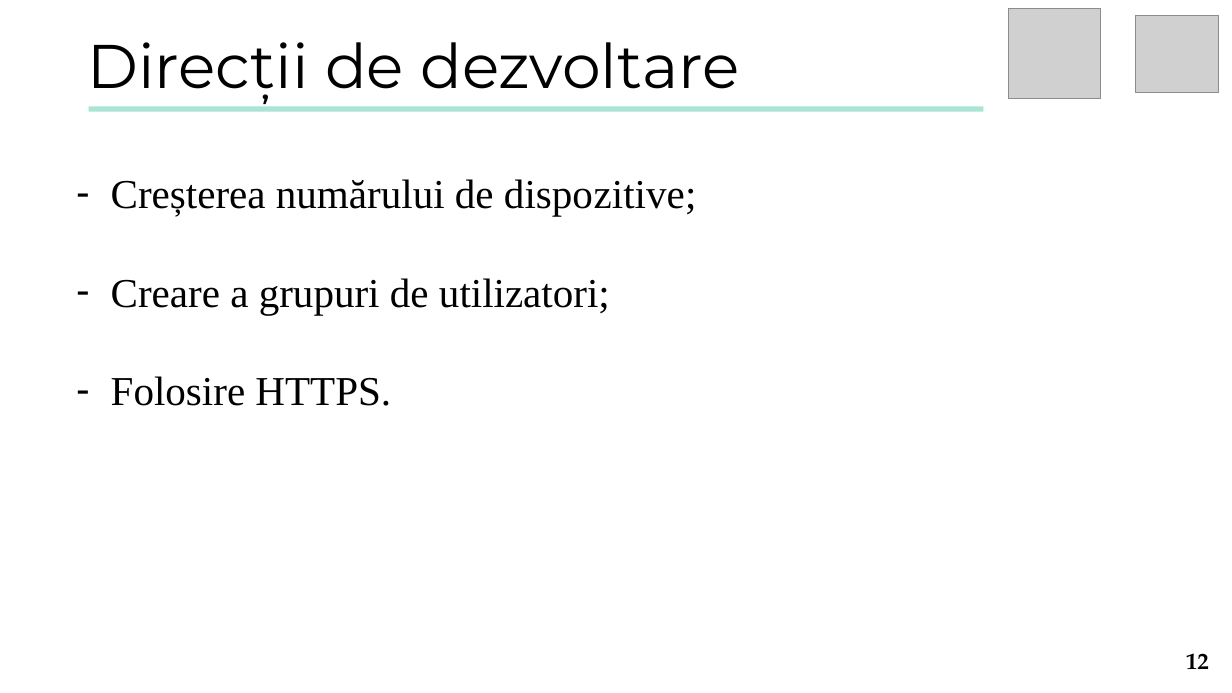
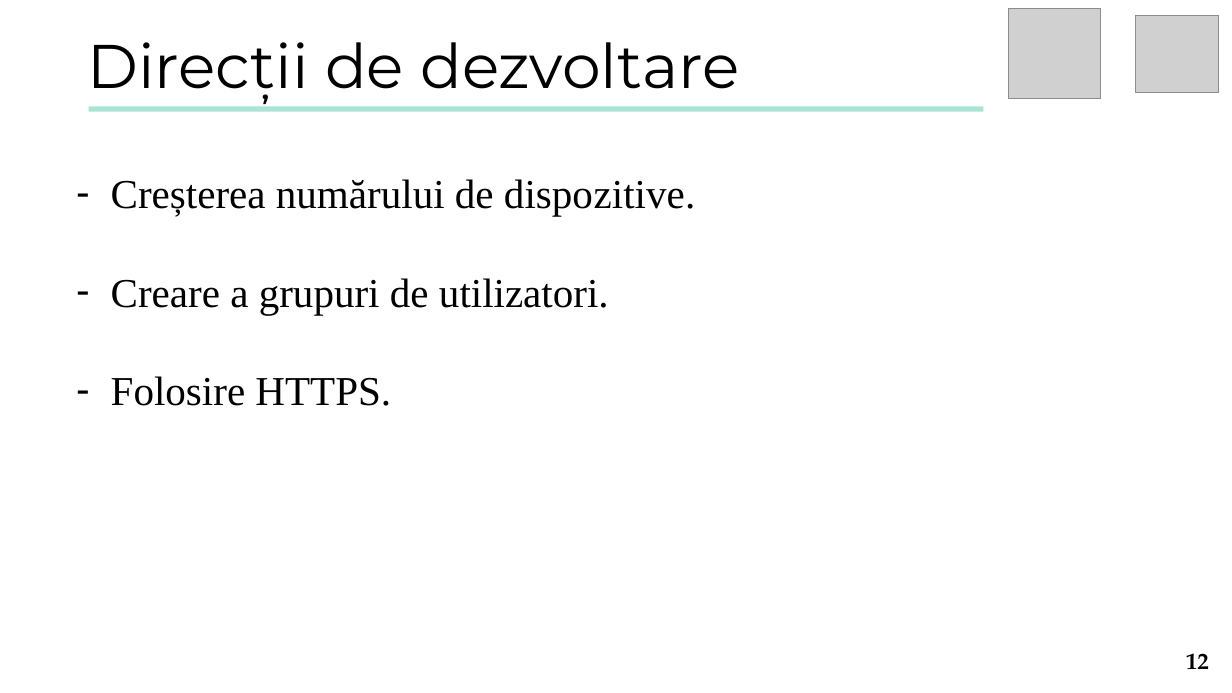
Before and after one commit to turcunicusor/Licenta, a slide deck: slide 12 of Documentation/Presentation.pptx. Drawn at 1232x693 pixels with LibreOffice and Linux fonts; fonts in the diff are those of the drawing; grey boxes stand for pictures. Boxes give left, top, right and bottom in pixels: in the first picture for what was removed or moved away, otherwise in the second. Text is boxed around its words. In the diff, an @@ line names an element or a change of style, - is before the commit and + after.

```diff
--- a/Documentation/Presentation.pptx
+++ b/Documentation/Presentation.pptx
@@ text at (111, 179, 695, 314): text changed @@
-– Creșterea numărului de dispozitive;
-– Creare a grupuri de utilizatori;
+– Creșterea numărului de dispozitive.
+– Creare a grupuri de utilizatori.
```
Also in this commit, not shown: 2 other slides changed, 4 other files.
